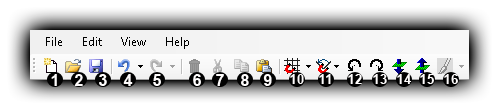
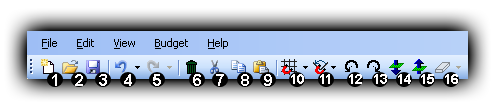
Revision of a layered 500 x 111 image; what changed, layer by layer:
removed group "Numbers" (48 layers) over [left=47, top=72, right=459, bottom=87]
moved "16" (1st of 2) out of group "Numbers" over [left=443, top=72, right=459, bottom=87]
painted on "Shape 1 copy 15" over [left=443, top=72, right=459, bottom=87]
moved "15" (1st of 2) out of group "Numbers" over [left=419, top=72, right=435, bottom=87]
painted on "Shape 1 copy 14" over [left=419, top=72, right=435, bottom=87]
moved "14" (1st of 2) out of group "Numbers" over [left=396, top=72, right=412, bottom=87]
painted on "Shape 1 copy 13" over [left=396, top=72, right=412, bottom=87]
moved "13" (1st of 2) out of group "Numbers" over [left=372, top=72, right=388, bottom=87]
painted on "Shape 1 copy 12" over [left=372, top=72, right=388, bottom=87]
moved "12" (1st of 2) out of group "Numbers" over [left=347, top=72, right=363, bottom=87]
painted on "Shape 1 copy 11" over [left=347, top=72, right=363, bottom=87]
moved "11" (1st of 2) out of group "Numbers" over [left=318, top=72, right=334, bottom=87]
painted on "Shape 1 copy 10" over [left=318, top=72, right=334, bottom=87]
moved "10" (1st of 2) out of group "Numbers" over [left=289, top=72, right=305, bottom=87]
painted on "Shape 1 copy 9" over [left=289, top=72, right=305, bottom=87]
moved "9" (1st of 2) out of group "Numbers" over [left=260, top=72, right=276, bottom=87]
painted on "Shape 1 copy 8" over [left=260, top=72, right=276, bottom=87]
moved "8" (1st of 2) out of group "Numbers" over [left=237, top=72, right=253, bottom=87]
painted on "Shape 1 copy 7" over [left=237, top=72, right=253, bottom=87]
moved "7" (1st of 2) out of group "Numbers" over [left=212, top=72, right=228, bottom=87]
removed layer "EN Toolbar" over [left=30, top=30, right=469, bottom=80]
added layer "EN" above "FR" over [left=27, top=31, right=468, bottom=79]
…and 33 more changes (4 added, 23 painted, 4 removed, 10 stack)
